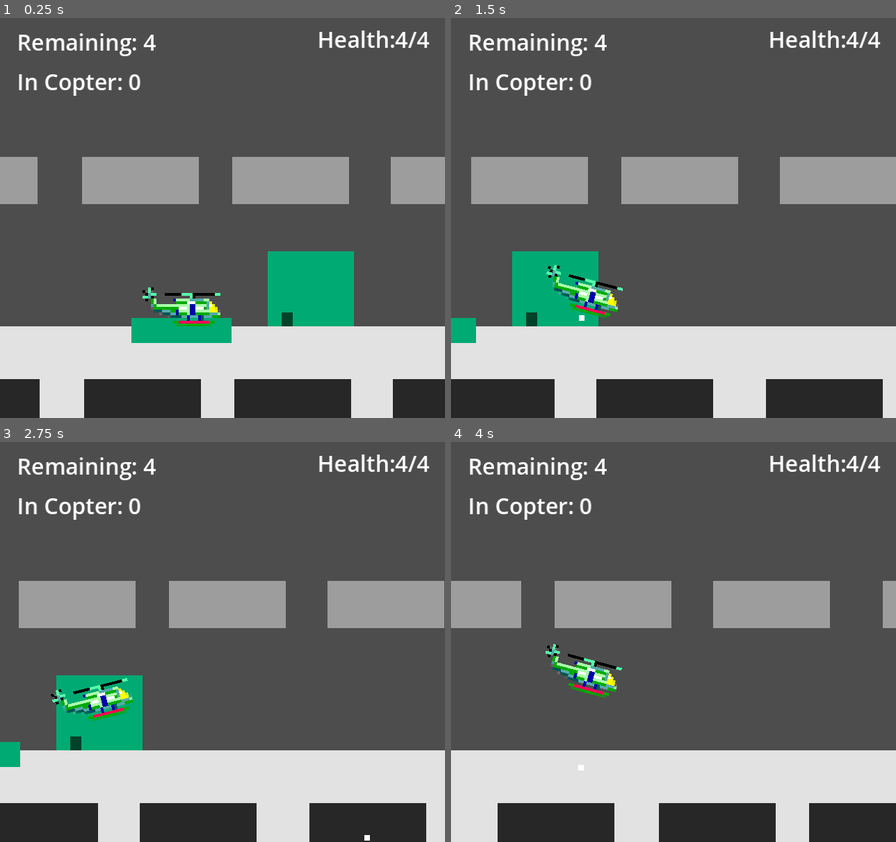
Above: before the commit, frames 1-4 (two rows, left to right).
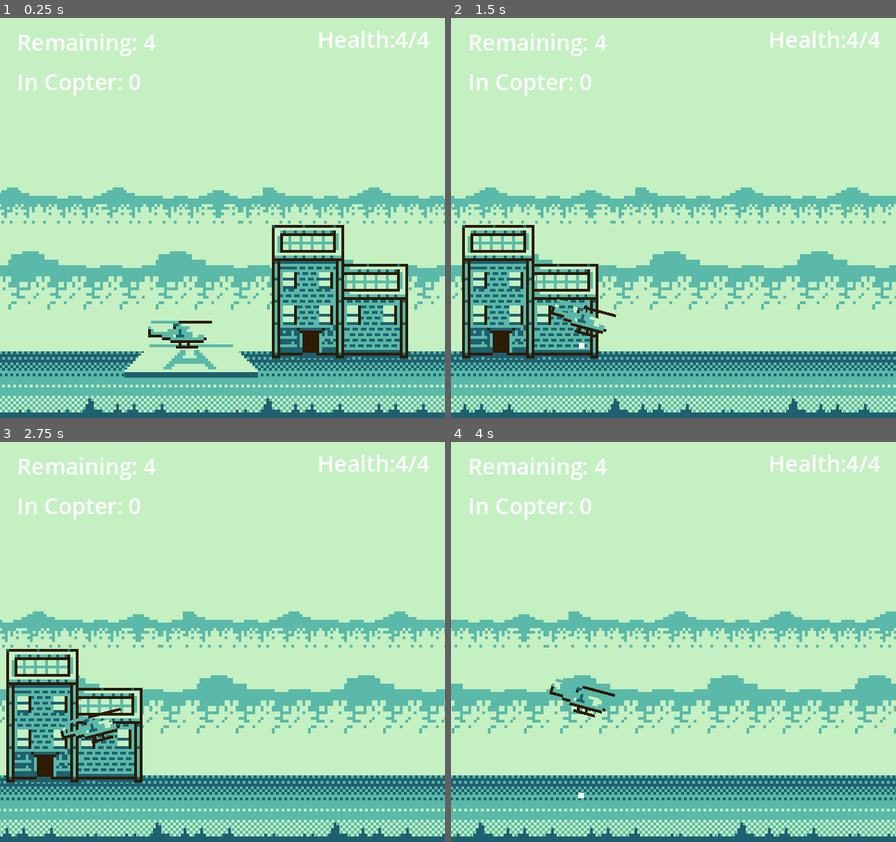
Above: after the commit, the same moments.

Repository: scottpetrovic/godot-choplifter-clone
Game: Godot game, scene res://Scenes/InGame.tscn
Two runs of this game, one before a commit and one after it. Both use one fixed random seed, a clock stepped at 60 frames per second and the inputs below. The engine's default icon, where the game draws it, is replaced by a stand-in: a white triangle on a blue panel in a dark square.
Inputs:
- Up to frame 1 (0.25 s): no input
- Up to frame 2 (1.5 s): hold Right (ui_right) from 0.53 s (still down); tap Space (shoot) at 0.6, 1.35 s; tap Up (ui_up) at 0.77 s
- Up to frame 3 (2.75 s): tap Up (ui_up) at 1.52 s; release Right (ui_right) at 2.03 s; hold Left (ui_left) from 2.03 s (still down); tap Space (shoot) at 2.1 s
- Up to frame 4 (4 s): release Left (ui_left) at 2.78 s; hold Right (ui_right) from 2.78 s (still down); tap Space (shoot) at 2.85, 3.6 s; tap Up (ui_up) at 3.02, 3.77 s

The runs differ from the first frame. In frame 1, 99% of the frame differs, in the area x 0-100%, y 0-100%; in frame 2, 99%; in frame 3, 99%; in frame 4, 99%.

Commit message:
Start hooking up all pixel art. Make enemy bullet blink

Diff:
--- a/Objects/BasicAAEnemy/basic_aa_enemy.tscn
+++ b/Objects/BasicAAEnemy/basic_aa_enemy.tscn
@@ -1,10 +1,12 @@
-[gd_scene load_steps=4 format=3 uid="uid://f5v6k8edjhx"]
+[gd_scene load_steps=6 format=3 uid="uid://f5v6k8edjhx"]
 
 [ext_resource type="Script" path="res://Objects/BasicAAEnemy/basic_aa_enemy.gd" id="1_844mn"]
 [ext_resource type="Script" path="res://Objects/BasicAAEnemy/shoot_logic.gd" id="2_pn2mb"]
+[ext_resource type="Texture2D" uid="uid://b5kbcwil00pkx" path="res://Objects/BasicAAEnemy/basic_aa_enemy_gun.png" id="3_xej74"]
+[ext_resource type="Texture2D" uid="uid://okxytnoh7ogy" path="res://Objects/BasicAAEnemy/basic_aa_enemy_base.png" id="4_lb3ma"]
 
 [sub_resource type="RectangleShape2D" id="RectangleShape2D_3ptbe"]
-size = Vector2(16, 8)
+size = Vector2(20, 8)
 
 [node name="BasicAAEnemy" type="Area2D"]
 script = ExtResource("1_844mn")
@@ -15,25 +17,26 @@
 [node name="Gun" type="Node2D" parent="."]
 script = ExtResource("2_pn2mb")
 
-[node name="Base2" type="ColorRect" parent="Gun"]
-offset_left = -1.0
-offset_top = -9.0
-offset_right = 1.0
-offset_bottom = -1.75
-pivot_offset = Vector2(1, 9)
-color = Color(0.542057, 0.203102, 0.405326, 1)
-metadata/_edit_use_anchors_ = true
-
 [node name="SpawnPoint" type="Marker2D" parent="Gun"]
 position = Vector2(0, -10)
 
 [node name="ShootTimer" type="Timer" parent="Gun"]
 wait_time = 2.0
 
+[node name="Sprite2D" type="Sprite2D" parent="Gun"]
+texture_filter = 1
+position = Vector2(0, -6)
+texture = ExtResource("3_xej74")
+
 [node name="Base" type="ColorRect" parent="."]
+visible = false
 offset_left = -5.0
 offset_top = -3.0
 offset_right = 5.0
 offset_bottom = 2.0
 color = Color(0.894027, 0.562229, 0.741705, 1)
 metadata/_edit_use_anchors_ = true
+
+[node name="Sprite2D" type="Sprite2D" parent="."]
+texture_filter = 1
+texture = ExtResource("4_lb3ma")
--- a/Objects/EnemyBullet/EnemyBullet.tscn
+++ b/Objects/EnemyBullet/EnemyBullet.tscn
@@ -1,6 +1,7 @@
-[gd_scene load_steps=3 format=3 uid="uid://x6wr2j5y1f47"]
+[gd_scene load_steps=4 format=3 uid="uid://x6wr2j5y1f47"]
 
 [ext_resource type="Script" path="res://Objects/EnemyBullet/enemy_bullet.gd" id="1_bkk1y"]
+[ext_resource type="Script" path="res://Objects/EnemyBullet/Sprite_Blink.gd" id="2_k5384"]
 
 [sub_resource type="RectangleShape2D" id="RectangleShape2D_gftbx"]
 size = Vector2(2, 2)
@@ -20,9 +21,12 @@
 offset_bottom = 1.0
 grow_horizontal = 2
 grow_vertical = 2
-color = Color(0.968444, 7.18111e-05, 0.734694, 1)
 
 [node name="CollisionShape2D" type="CollisionShape2D" parent="."]
+visible = false
 shape = SubResource("RectangleShape2D_gftbx")
 
 [node name="LifetimeTimer" type="Timer" parent="."]
+
+[node name="BulletBlinkLogic" type="Node" parent="."]
+script = ExtResource("2_k5384")
--- /dev/null
+++ b/Objects/EnemyBullet/Sprite_Blink.gd
@@ -0,0 +1,21 @@
+extends Node
+
+
+var colors = [Color.WHITE, Color.BLACK]
+var current_color = 0
+var blink_interval = 0.1  # Seconds between color changes
+
+@onready var color_rect: ColorRect = $"../ColorRect"
+
+
+func _ready():
+	# Start the blinking
+	var timer = Timer.new()
+	add_child(timer)
+	timer.wait_time = blink_interval
+	timer.connect("timeout", _on_timer_timeout)
+	timer.start()
+
+func _on_timer_timeout():
+	current_color = (current_color + 1) % 2
+	color_rect.modulate = colors[current_color]
--- a/Objects/HomeBase/home_base.tscn
+++ b/Objects/HomeBase/home_base.tscn
@@ -1,45 +1,33 @@
-[gd_scene load_steps=4 format=3 uid="uid://bljmiqq5cc458"]
+[gd_scene load_steps=5 format=3 uid="uid://bljmiqq5cc458"]
 
 [ext_resource type="Script" path="res://Objects/HomeBase/home_base.gd" id="1_gxgtj"]
+[ext_resource type="Texture2D" uid="uid://bqbouojy14p6n" path="res://Environment/base-hq.png" id="2_oetfx"]
 
 [sub_resource type="RectangleShape2D" id="RectangleShape2D_aeqgx"]
-size = Vector2(14, 9)
+size = Vector2(17, 13.5)
 
 [sub_resource type="RectangleShape2D" id="RectangleShape2D_1xsyw"]
-size = Vector2(34, 6)
+size = Vector2(34, 4)
 
 [node name="HomeBase" type="Node2D"]
 script = ExtResource("1_gxgtj")
 
-[node name="HomeBaseBuilding" type="ColorRect" parent="."]
-offset_left = 31.0
-offset_top = -27.0
-offset_right = 62.0
-color = Color(0, 0.664098, 0.450577, 1)
-
-[node name="Door2" type="ColorRect" parent="."]
-offset_left = 36.0
-offset_top = -5.0
-offset_right = 40.0
-color = Color(6.55781e-07, 0.257066, 0.164404, 1)
-
-[node name="ColorRect" type="ColorRect" parent="."]
-offset_left = -18.0
-offset_top = -3.0
-offset_right = 18.0
-offset_bottom = 6.0
-color = Color(0, 0.664098, 0.450577, 1)
+[node name="Sprite2D" type="Sprite2D" parent="."]
+texture_filter = 1
+position = Vector2(30, -20)
+texture = ExtResource("2_oetfx")
 
 [node name="Door" type="Area2D" parent="."]
 position = Vector2(38, -2)
 
 [node name="CollisionShape2D" type="CollisionShape2D" parent="Door"]
-position = Vector2(4, 0.5)
+position = Vector2(15.5, -0.75)
 shape = SubResource("RectangleShape2D_aeqgx")
 
 [node name="Helipad" type="Area2D" parent="."]
 
 [node name="CollisionShape2D" type="CollisionShape2D" parent="Helipad"]
+position = Vector2(6, -3)
 shape = SubResource("RectangleShape2D_1xsyw")
 
 [node name="PrisonerReleaseTimer" type="Timer" parent="."]
--- a/Objects/PrisonerCamp/prisoner_camp.tscn
+++ b/Objects/PrisonerCamp/prisoner_camp.tscn
@@ -1,6 +1,7 @@
-[gd_scene load_steps=3 format=3 uid="uid://dt6a6g78nmcxw"]
+[gd_scene load_steps=4 format=3 uid="uid://dt6a6g78nmcxw"]
 
 [ext_resource type="Script" path="res://Objects/PrisonerCamp/prisoner_camp.gd" id="1_cblug"]
+[ext_resource type="Texture2D" uid="uid://bouu087vuh1gc" path="res://Objects/PrisonerCamp/prisoner-camp.png" id="2_6qny0"]
 
 [sub_resource type="RectangleShape2D" id="RectangleShape2D_iwwd0"]
 size = Vector2(6, 8)
@@ -8,11 +9,10 @@
 [node name="PrisonerCamp" type="Node2D"]
 script = ExtResource("1_cblug")
 
-[node name="ColorRect" type="ColorRect" parent="."]
-offset_left = -28.0
-offset_top = -26.0
-offset_right = 28.0
-color = Color(0.796417, 0.442036, 0.049183, 1)
+[node name="Sprite2D" type="Sprite2D" parent="."]
+texture_filter = 1
+position = Vector2(0, -21)
+texture = ExtResource("2_6qny0")
 
 [node name="Door" type="Area2D" parent="."]
 
@@ -20,6 +20,7 @@
 offset_left = -3.0
 offset_top = -8.0
 offset_right = 3.0
+color = Color(0.352941, 0.72549, 0.658824, 1)
 
 [node name="CollisionShape2D" type="CollisionShape2D" parent="Door"]
 position = Vector2(0, -4)
--- a/Scenes/InGame.tscn
+++ b/Scenes/InGame.tscn
@@ -13,12 +13,15 @@
 [ext_resource type="Script" path="res://GUI/gui_health.gd" id="11_aw3g5"]
 [ext_resource type="Script" path="res://Scenes/level_complete.gd" id="11_qn1pq"]
 [ext_resource type="PackedScene" uid="uid://f5v6k8edjhx" path="res://Objects/BasicAAEnemy/basic_aa_enemy.tscn" id="12_gu644"]
+[ext_resource type="Texture2D" uid="uid://bmeth78rcq22u" path="res://Environment/bg-parallax-1.png" id="14_ca041"]
+[ext_resource type="Texture2D" uid="uid://b06bkgyf4i6oe" path="res://Environment/bg-parallax-2.png" id="15_ravql"]
+[ext_resource type="Texture2D" uid="uid://ckejv6r0mc53w" path="res://Environment/bg-parallax-3.png" id="16_nb7ei"]
+[ext_resource type="Texture2D" uid="uid://b6ptn0dsut3hp" path="res://Environment/bg-parallax-4.png" id="17_y4y5a"]
 
-[sub_resource type="RectangleShape2D" id="RectangleShape2D_gf4po"]
-size = Vector2(531.5, 23)
+[sub_resource type="WorldBoundaryShape2D" id="WorldBoundaryShape2D_gq0ya"]
 
 [sub_resource type="RectangleShape2D" id="RectangleShape2D_wgnhy"]
-size = Vector2(27, 13)
+size = Vector2(22, 10)
 
 [node name="Level" type="Node2D"]
 script = ExtResource("1_w7glb")
@@ -33,23 +36,23 @@
 position = Vector2(-19, 111)
 
 [node name="CollisionShape2D" type="CollisionShape2D" parent="Ground"]
-position = Vector2(161.25, 11.5)
-shape = SubResource("RectangleShape2D_gf4po")
+position = Vector2(188.625, 10)
+shape = SubResource("WorldBoundaryShape2D_gq0ya")
 
 [node name="PrisonerCamp" parent="." groups=["PrisonerCamp"] instance=ExtResource("7_k0cwt")]
-position = Vector2(107, 111)
+position = Vector2(107, 121)
 
 [node name="HomeBase" parent="." instance=ExtResource("3_1418p")]
-position = Vector2(320, 111)
+position = Vector2(307, 123)
 
 [node name="Helicopter_Player" type="CharacterBody2D" parent="."]
 unique_name_in_owner = true
-position = Vector2(320, 104)
+position = Vector2(310, 114)
 script = ExtResource("1_j28tu")
 metadata/_edit_group_ = true
 
 [node name="CollisionShape2D" type="CollisionShape2D" parent="Helicopter_Player"]
-position = Vector2(-0.5, 0.5)
+position = Vector2(1, 0)
 shape = SubResource("RectangleShape2D_wgnhy")
 
 [node name="Sprite" type="Sprite2D" parent="Helicopter_Player"]
@@ -100,80 +103,57 @@
 script = ExtResource("11_qn1pq")
 
 [node name="BasicAAEnemy" parent="." instance=ExtResource("12_gu644")]
-position = Vector2(184, 109)
+position = Vector2(154, 119)
 
 [node name="ParallaxBackground" type="ParallaxBackground" parent="."]
 
+[node name="StaticBG" type="ParallaxLayer" parent="ParallaxBackground"]
+motion_scale = Vector2(0, 0)
+metadata/_edit_lock_ = true
+
+[node name="ColorRect" type="ColorRect" parent="ParallaxBackground/StaticBG"]
+offset_left = -128.0
+offset_right = 440.0
+offset_bottom = 147.0
+color = Color(0.768627, 0.941176, 0.760784, 1)
+metadata/_edit_lock_ = true
+
 [node name="ParallaxLayerBG" type="ParallaxLayer" parent="ParallaxBackground"]
 motion_scale = Vector2(0.3, 0.3)
-motion_mirroring = Vector2(230, 0)
+motion_mirroring = Vector2(168, 0)
 
-[node name="ColorRect" type="ColorRect" parent="ParallaxBackground/ParallaxLayerBG"]
-offset_left = -13.0
-offset_top = 50.0
-offset_right = 29.0
-offset_bottom = 67.0
-color = Color(0.61339, 0.61339, 0.61339, 1)
+[node name="Sprite2D" type="Sprite2D" parent="ParallaxBackground/ParallaxLayerBG"]
+texture_filter = 1
+position = Vector2(0, 61)
+texture = ExtResource("14_ca041")
+centered = false
 
-[node name="ColorRect2" type="ColorRect" parent="ParallaxBackground/ParallaxLayerBG"]
-offset_left = 48.0
-offset_top = 50.0
-offset_right = 90.0
-offset_bottom = 67.0
-color = Color(0.61339, 0.61339, 0.61339, 1)
+[node name="ParallaxLayerBG2" type="ParallaxLayer" parent="ParallaxBackground"]
+motion_scale = Vector2(0.4, 0.4)
+motion_mirroring = Vector2(159, 0)
 
-[node name="ColorRect3" type="ColorRect" parent="ParallaxBackground/ParallaxLayerBG"]
-offset_left = 106.0
-offset_top = 50.0
-offset_right = 148.0
-offset_bottom = 67.0
-color = Color(0.61339, 0.61339, 0.61339, 1)
+[node name="Sprite2D" type="Sprite2D" parent="ParallaxBackground/ParallaxLayerBG2"]
+texture_filter = 1
+texture_repeat = 3
+position = Vector2(0, 84)
+texture = ExtResource("15_ravql")
+centered = false
 
-[node name="ColorRect4" type="ColorRect" parent="ParallaxBackground/ParallaxLayerBG"]
-offset_left = 160.0
-offset_top = 50.0
-offset_right = 202.0
-offset_bottom = 67.0
-color = Color(0.61339, 0.61339, 0.61339, 1)
+[node name="ParallaxGround" type="ParallaxLayer" parent="ParallaxBackground"]
+motion_mirroring = Vector2(158, 0)
 
-[node name="ParallaxGround" type="Parallax2D" parent="ParallaxBackground"]
-
-[node name="ColorRect" type="ColorRect" parent="ParallaxBackground/ParallaxGround"]
-offset_left = -124.0
-offset_top = 111.0
-offset_right = 408.0
-offset_bottom = 146.0
-color = Color(0.886262, 0.886262, 0.886261, 1)
+[node name="Sprite2D" type="Sprite2D" parent="ParallaxBackground/ParallaxGround"]
+texture_filter = 1
+position = Vector2(0, 120)
+texture = ExtResource("16_nb7ei")
+centered = false
 
 [node name="ParallaxLayerFG" type="ParallaxLayer" parent="ParallaxBackground"]
-position = Vector2(0, 80)
-motion_scale = Vector2(1.2, 1.2)
-motion_mirroring = Vector2(230, 0)
+position = Vector2(0, 136)
+motion_scale = Vector2(1.4, 1.4)
+motion_mirroring = Vector2(158, 0)
 
-[node name="ColorRect" type="ColorRect" parent="ParallaxBackground/ParallaxLayerFG"]
-offset_left = -13.0
-offset_top = 50.0
-offset_right = 29.0
-offset_bottom = 67.0
-color = Color(0.154876, 0.154876, 0.154876, 1)
-
-[node name="ColorRect2" type="ColorRect" parent="ParallaxBackground/ParallaxLayerFG"]
-offset_left = 48.0
-offset_top = 50.0
-offset_right = 90.0
-offset_bottom = 67.0
-color = Color(0.154876, 0.154876, 0.154876, 1)
-
-[node name="ColorRect3" type="ColorRect" parent="ParallaxBackground/ParallaxLayerFG"]
-offset_left = 106.0
-offset_top = 50.0
-offset_right = 148.0
-offset_bottom = 67.0
-color = Color(0.154876, 0.154876, 0.154876, 1)
-
-[node name="ColorRect4" type="ColorRect" parent="ParallaxBackground/ParallaxLayerFG"]
-offset_left = 160.0
-offset_top = 50.0
-offset_right = 202.0
-offset_bottom = 67.0
-color = Color(0.154876, 0.154876, 0.154876, 1)
+[node name="Sprite2D" type="Sprite2D" parent="ParallaxBackground/ParallaxLayerFG"]
+texture_filter = 1
+texture = ExtResource("17_y4y5a")
+centered = false
--- a/project.godot
+++ b/project.godot
@@ -25,6 +25,7 @@
 window/size/viewport_width=160
 window/size/viewport_height=144
 window/stretch/mode="canvas_items"
+window/stretch/scale_mode="integer"
 
 [global_group]
 
Binary file added: Environment/base-hq.png
Not shown, added: Environment/base-hq.png.import
Binary file added: Environment/bg-parallax-1.png
Not shown, added: Environment/bg-parallax-1.png.import
Binary file added: Environment/bg-parallax-2.png
Not shown, added: Environment/bg-parallax-2.png.import
Binary file added: Environment/bg-parallax-3.png
Not shown, added: Environment/bg-parallax-3.png.import
Binary file added: Environment/bg-parallax-4.png
Not shown, added: Environment/bg-parallax-4.png.import
Binary file added: Objects/BasicAAEnemy/basic_aa_enemy_base.png
Not shown, added: Objects/BasicAAEnemy/basic_aa_enemy_base.png.import
(and 8 more such lines)
